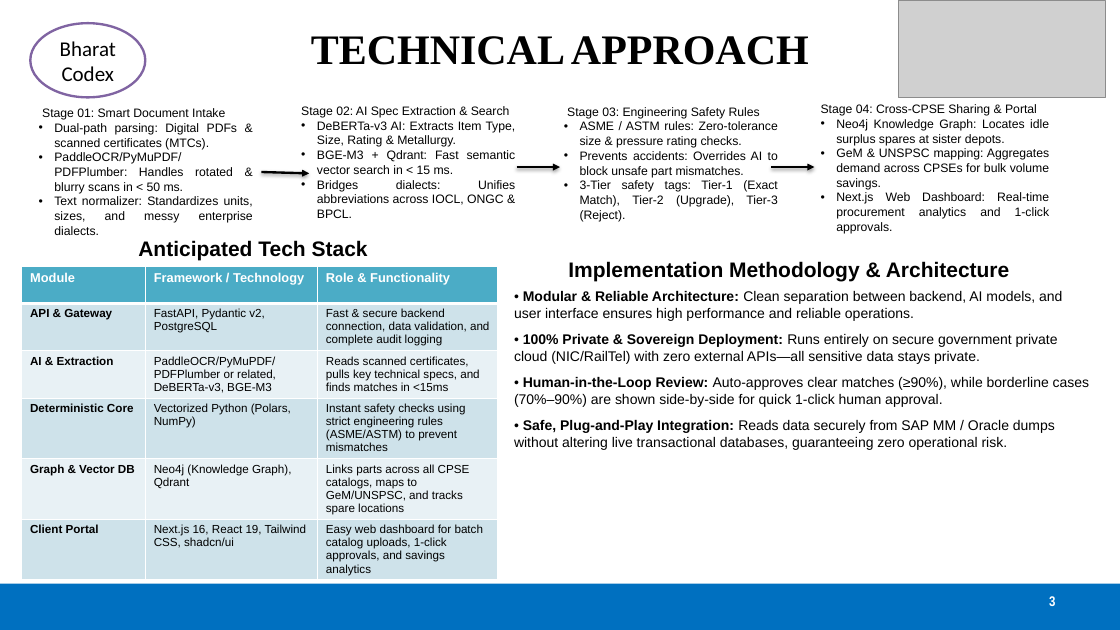
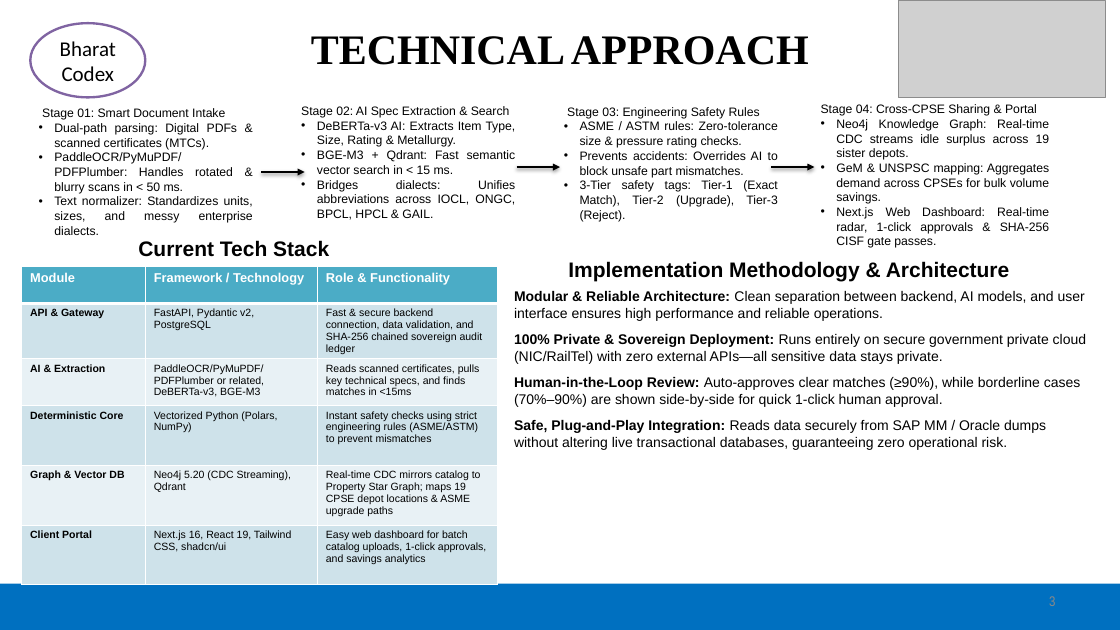
Before and after one commit to Gesicht436/Samanvay-AI, a slide deck: slide 3 of SIH_Presentation.pptx. Drawn at 1120x630 pixels with LibreOffice and Linux fonts; fonts in the diff are those of the drawing; grey boxes stand for pictures. Boxes give left, top, right and bottom in pixels: in the first picture for what was removed or moved away, otherwise in the second. Text is boxed around its words. In the diff, an @@ line names an element or a change of style, - is before the commit and + after.

```diff
--- a/SIH_Presentation.pptx
+++ b/SIH_Presentation.pptx
@@ text at (836, 119, 1050, 160): text changed @@
-• Neo4j Knowledge Graph: Locates idle surplus spares at sister depots.
+• Neo4j Knowledge Graph: Real-time CDC streams idle surplus across 19 sister depots.
@@ arrow moved from (261, 172) - (309, 173) to (261, 172) - (305, 172) @@
@@ text at (317, 180, 515, 220): text changed @@
-• Bridges dialects: Unifies abbreviations across IOCL, ONGC & BPCL.
+• Bridges dialects: Unifies abbreviations across IOCL, ONGC, BPCL, HPCL & GAIL.
@@ text at (836, 207, 1049, 248): text changed @@
-• Next.js Web Dashboard: Real-time procurement analytics and 1-click approvals.
+• Next.js Web Dashboard: Real-time radar, 1-click approvals & SHA-256 CISF gate passes.
@@ table at (22, 266, 498, 576) @@
-row 2, column 3: Fast & secure backend connection, data validation, and complete audit logging
+row 2, column 3: Fast & secure backend connection, data validation, and SHA-256 chained sovereign audit ledger
-row 5, column 2: Neo4j (Knowledge Graph), Qdrant
+row 5, column 2: Neo4j 5.20 (CDC Streaming), Qdrant
-row 5, column 3: Links parts across all CPSE catalogs, maps to GeM/UNSPSC, and tracks spare locations
+row 5, column 3: Real-time CDC mirrors catalog to Property Star Graph; maps 19 CPSE depot locations & ASME upgrade paths
@@ size 10 to 9 pt in "API & Gateway", "FastAPI, Pydantic v2, PostgreSQL", "AI & Extraction", "PaddleOCR/PyMuPDF/PDFPlumber or related, DeBERTa-v3, BGE-M3" and 8 more places @@
@@ text at (138, 240, 329, 257): text changed @@
-Anticipated Tech Stack
+Current Tech Stack
@@ text at (514, 291, 1086, 450): text changed @@
-• Modular & Reliable Architecture: Clean separation between backend, AI models, and user interface ensures high performance and reliable operations.
-• 100% Private & Sovereign Deployment: Runs entirely on secure government private cloud (NIC/RailTel) with zero external APIs—all sensitive data stays private.
-• Human-in-the-Loop Review: Auto-approves clear matches (≥90%), while borderline cases (70%–90%) are shown side-by-side for quick 1-click human approval.
-• Safe, Plug-and-Play Integration: Reads data securely from SAP MM / Oracle dumps without altering live transactional databases, guaranteeing zero operational risk.
+Modular & Reliable Architecture: Clean separation between backend, AI models, and user interface ensures high performance and reliable operations.
+100% Private & Sovereign Deployment: Runs entirely on secure government private cloud (NIC/RailTel) with zero external APIs—all sensitive data stays private.
+Human-in-the-Loop Review: Auto-approves clear matches (≥90%), while borderline cases (70%–90%) are shown side-by-side for quick 1-click human approval.
+Safe, Plug-and-Play Integration: Reads data securely from SAP MM / Oracle dumps without altering live transactional databases, guaranteeing zero operational risk.
@@ text "3" at (1049, 596, 1055, 606): text colour #FFFFFF to #898989, bold off @@
```
Also in this commit, not shown: 4 other slides changed, 44 other files.
